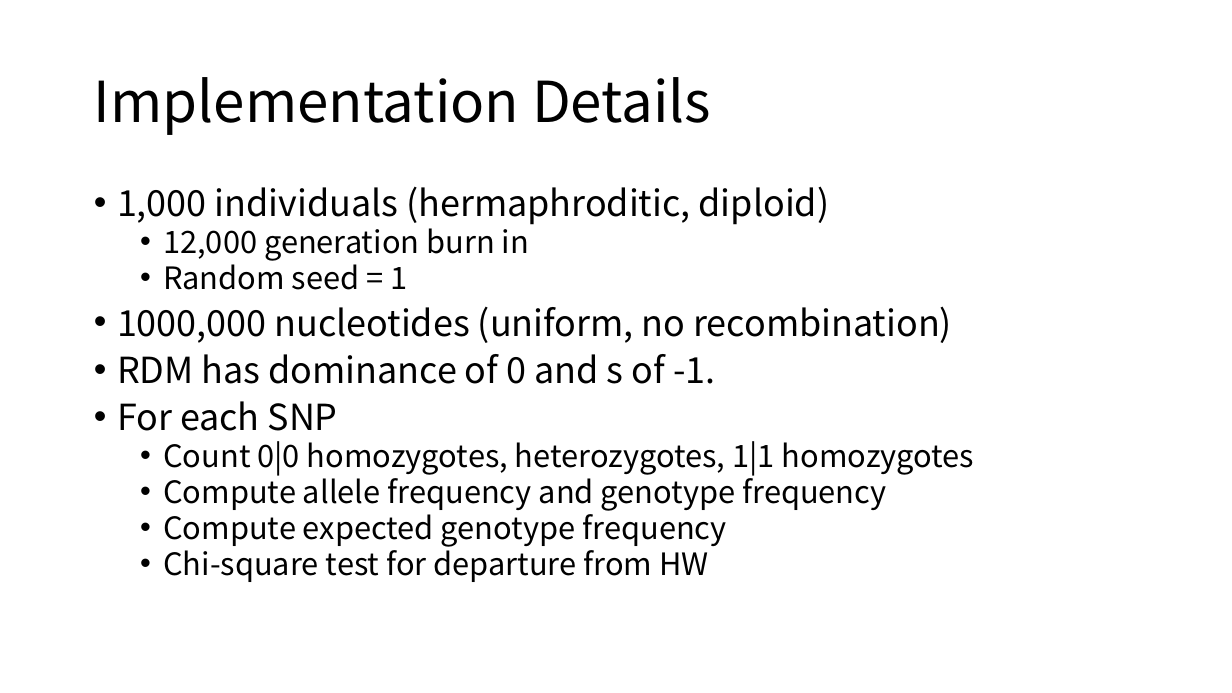
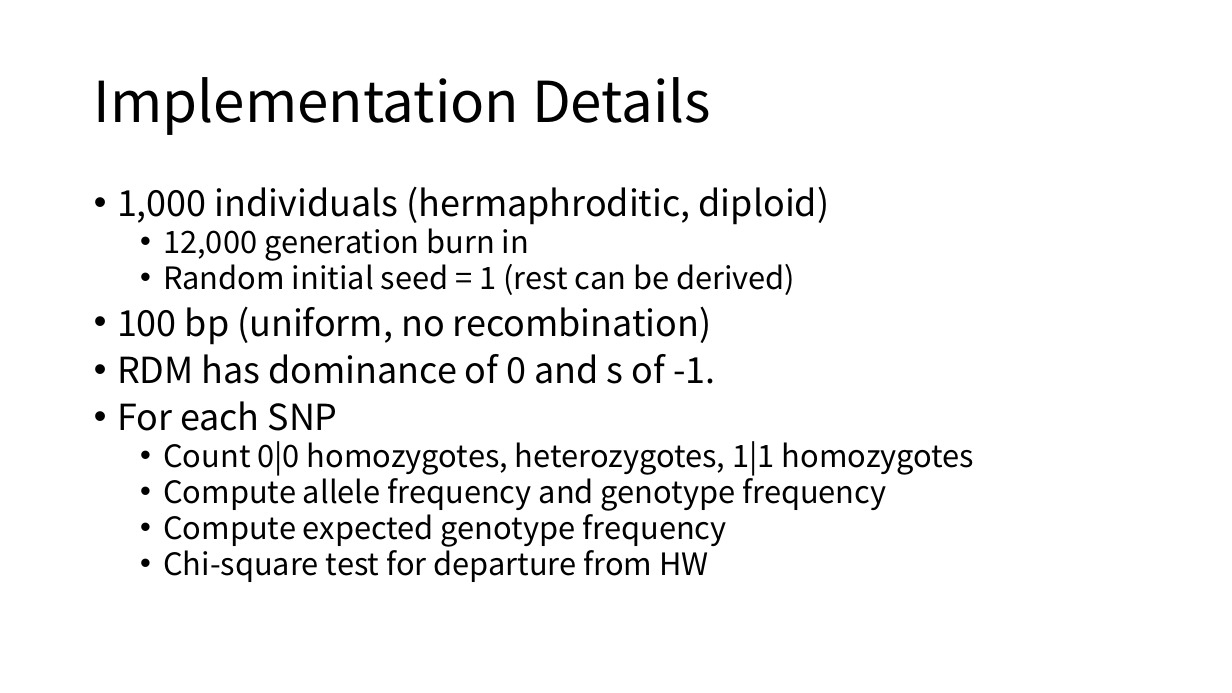
Before and after one commit to jon-mah/RDM_HW, a slide deck: slide 5 of Summary/20201014_RDM_HW_rotation_update.pptx. Drawn at 1232x693 pixels with LibreOffice and Linux fonts; fonts in the diff are those of the drawing. Boxes give left, top, right and bottom in pixels: in the first picture for what was removed or moved away, otherwise in the second. Text is boxed around its words. In the diff, an @@ line names an element or a change of style, - is before the commit and + after.

```diff
--- a/Summary/20201014_RDM_HW_rotation_update.pptx
+++ b/Summary/20201014_RDM_HW_rotation_update.pptx
@@ text at [117,258,795,345]: text changed; size 28 to 24 pt @@
-  • Random seed = 1
-• 1000,000 nucleotides (uniform, no recombination)
+  • Random initial seed = 1 (rest can be derived)
+• 100 bp (uniform, no recombination)
```
Also in this commit, not shown: 2 other slides changed, 4 slides added, 1 slide removed, 25 other files.
